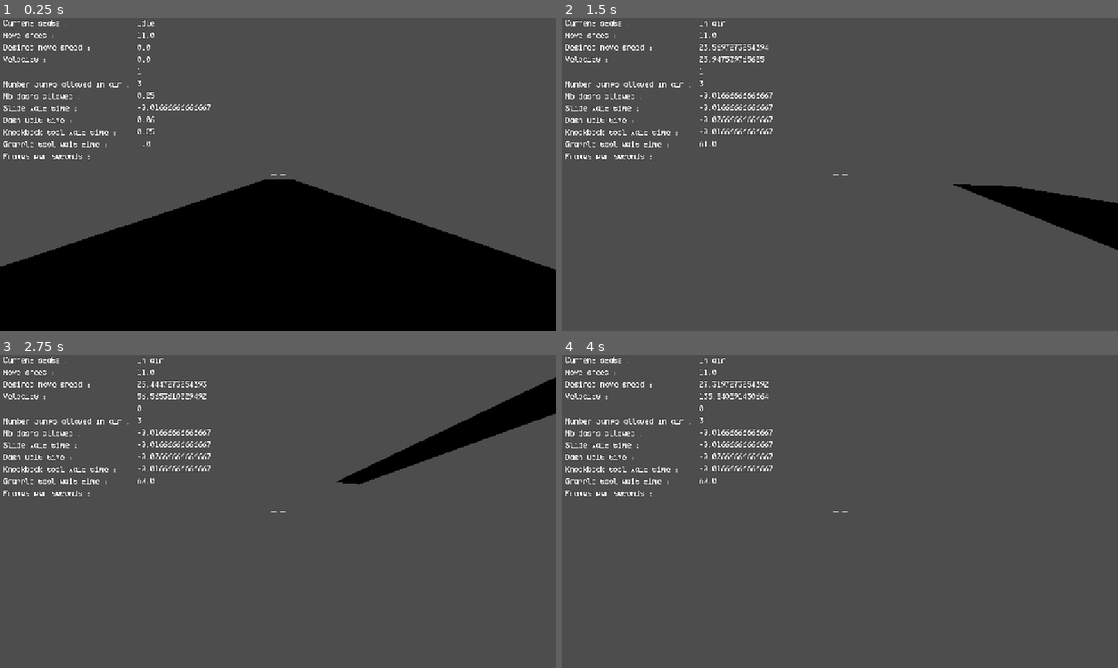
Above: before the commit, frames 1-4 (two rows, left to right).
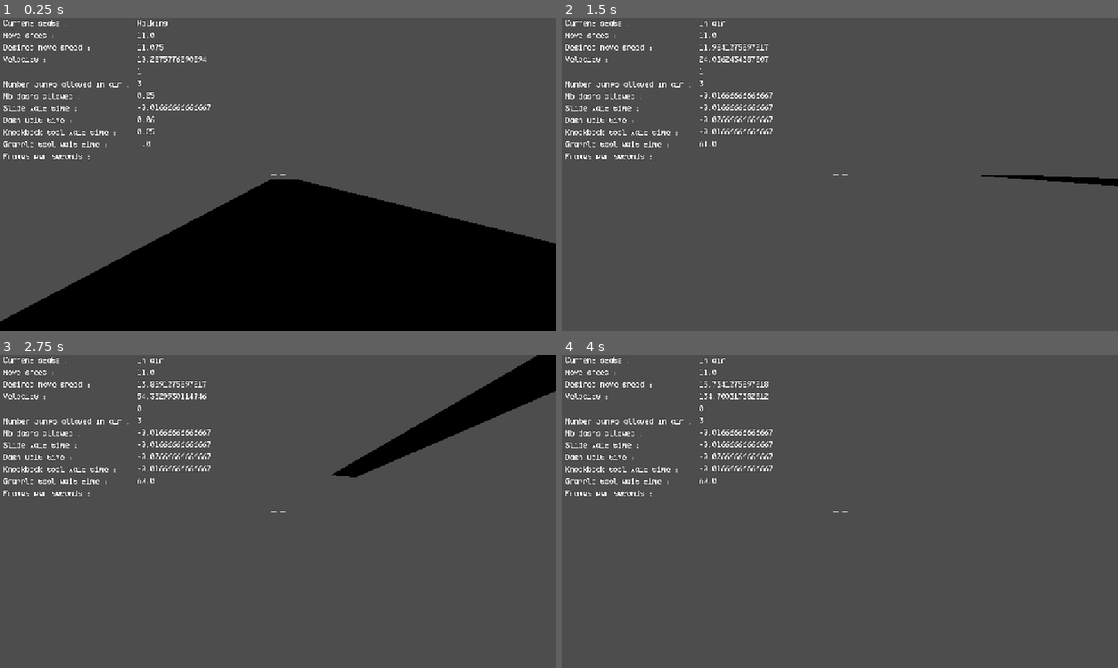
Above: after the commit, the same moments.

Repository: 100-Devs-1-Game/KYRO
Game: Godot game, scene res://test_level.tscn
Two runs of this game, one before a commit and one after it. Both use one fixed random seed, a clock stepped at 60 frames per second and the inputs below.
Inputs (mouse positions are in pixels of both pictures, inside the frame that each line leads up to):
- Up to frame 1 (0.25 s): no input
- Up to frame 2 (1.5 s): tap Enter at 0.5 s; move the mouse to (867, 174) at 0.52 s; hold W (moveForward) from 0.53 s (still down); tap Space (jump) at 0.77 s; move the mouse to (812, 174) at 1.27 s
- Up to frame 3 (2.75 s): keep holding W (moveForward); tap Space (jump) at 1.52 s; move the mouse to (289, 505) at 2.02 s
- Up to frame 4 (4 s): keep holding W (moveForward); move the mouse to (834, 517) at 2.77 s; tap Space (jump) at 3.02, 3.77 s; move the mouse to (878, 514) at 3.52 s

The runs differ from the first frame. In frame 1, 6.7% of the frame differs, in the area x 0-100%, y 0-97%; in frame 2, 3.0%; in frame 3, 4.6%; in frame 4, 0.2%.

Commit message:
Override forward/back movement input

Diff:
--- a/src/player/PlayerCharacterScript.gd
+++ b/src/player/PlayerCharacterScript.gd
@@ -425,6 +425,9 @@
 	#direction input
 	inputDirection = Input.get_vector("moveLeft", "moveRight", "moveForward", "moveBackward")
 
+	#HACK override forward/back movement to always forward
+	inputDirection.y= -1.0
+
 	#get direction input when sliding
 	if currentState == states.SLIDE:
 		if moveDirection == Vector3.ZERO: #if the character is moving
